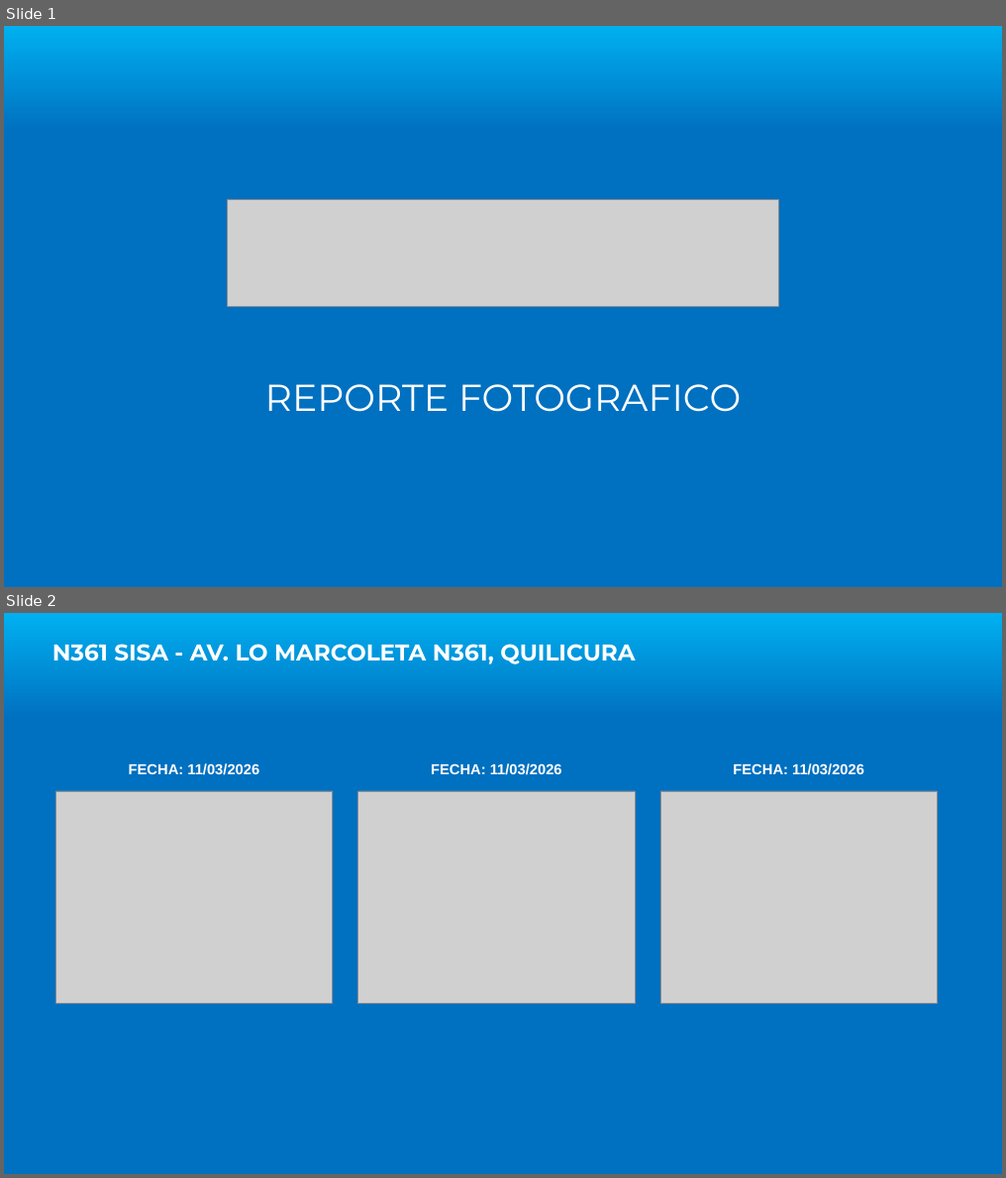
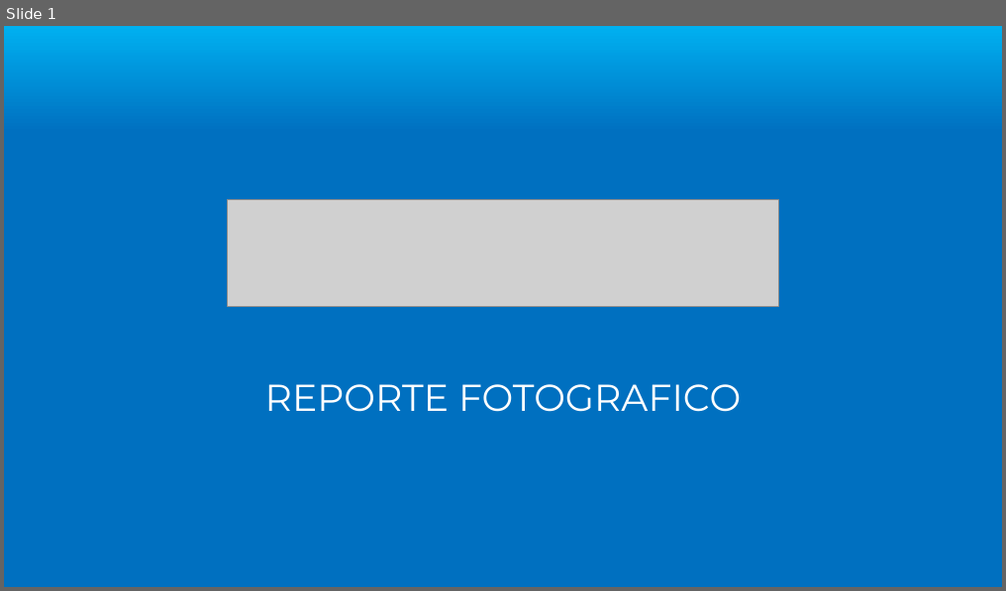
Before and after one commit to jrolivares/App-Imp, a slide deck: Termplate.pptx. Shown one above the other, each under a label of ours: slides 1 and 2 before the commit, slide 1 after it. The pictures are 1006x1178 and 1006x591 pixels, drawn with LibreOffice and Linux fonts; fonts in the diff are those of the drawing; grey boxes stand for pictures; background and template pictures are left out. Boxes give left, top, right and bottom in pixels: in the first picture for what was removed or moved away, otherwise in the second. Text is boxed around its words. In the diff, an @@ line names an element or a change of style, - is before the commit and + after.

Commit message:
feat: new template + slide layout by photo count
- Replace Termplate.pptx with Termplate Sell-Out REV.pptx (8-slide structure)
- Slide 0: title, Slide 1: chain intro, Slides 2-7: 1-6 photo layouts
- New generate_pptx: copies title, then per chain adds intro + store slides
  using the correct layout for each store's photo count (1–6 photos)
- New update_store_slide: handles groups (slides 4-6), collects absolute
  picture slot positions via group transform, removes groups/pics, inserts
  real photos at correct absolute positions
- New make_chain_divider: copies chain-intro slide (idx 1) and fills NOMBRE CADENA
- New helpers: _collect_pic_slots (incl. group coordinate math), _remove_all_pics

```diff
--- a/Termplate.pptx
+++ b/Termplate.pptx
@@ slide 2 removed at (4, 613, 1002, 1174), background gradient #00B0F0 to #0070C0 @@
@@ text removed at (53, 644, 635, 664) @@
-N361 SISA - AV. LO MARCOLETA N361, QUILICURA
@@ text removed at (129, 763, 259, 775) @@
-FECHA: 11/03/2026
@@ text removed at (431, 763, 562, 775) @@
-FECHA: 11/03/2026
@@ text removed at (733, 763, 864, 775) @@
-FECHA: 11/03/2026
@@ picture removed at (55, 791, 333, 1003) @@
@@ picture removed at (358, 791, 635, 1003) @@
@@ picture removed at (660, 791, 938, 1003) @@
```
Also in this commit, not shown: 7 slides added, 4 other slides removed, 1 other file.
